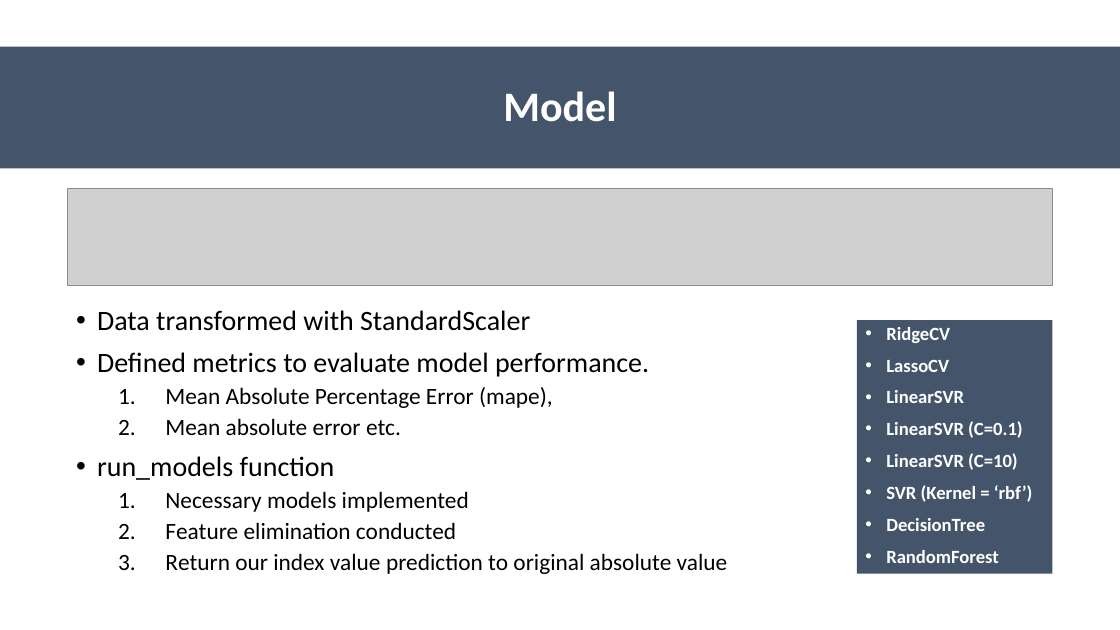
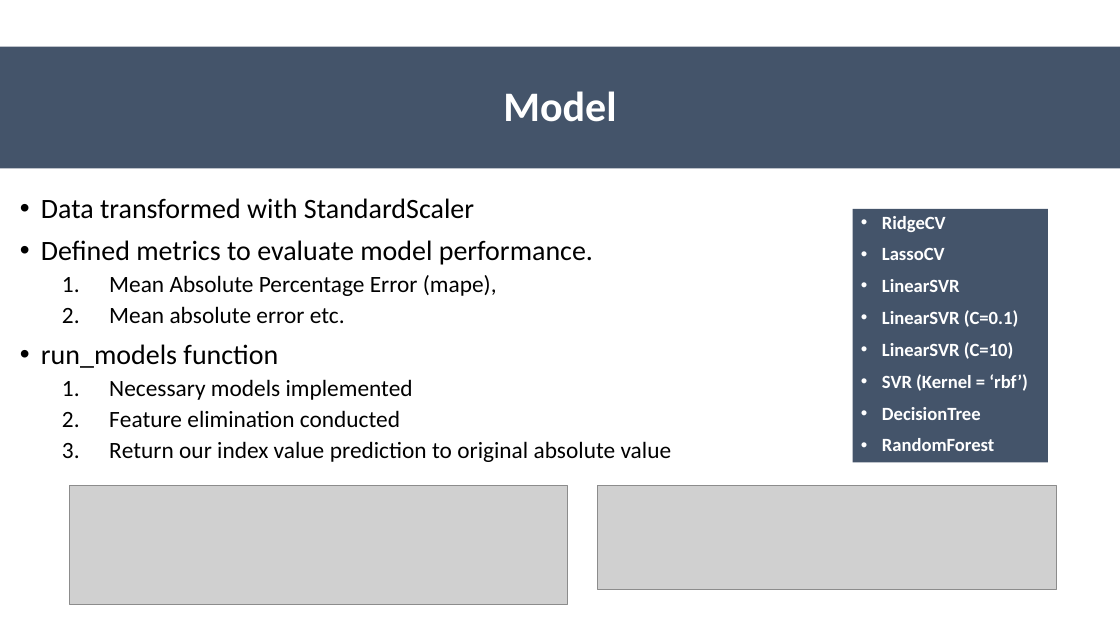
Before and after one commit to erdemsirel/ozu_data_science, a slide deck: slide 15 of DS 555 - Data Science & Strategy/ds555-project/references/Presentation.pptx. Drawn at 1120x630 pixels with LibreOffice and Linux fonts; fonts in the diff are those of the drawing; grey boxes stand for pictures. Boxes give left, top, right and bottom in pixels: in the first picture for what was removed or moved away, otherwise in the second. Text is boxed around its words. In the diff, an @@ line names an element or a change of style, - is before the commit and + after.

```diff
--- a/DS 555 - Data Science & Strategy/ds555-project/references/Presentation.pptx
+++ b/DS 555 - Data Science & Strategy/ds555-project/references/Presentation.pptx
@@ text "Data transformed with StandardScaler": place and size @@
-text "Data transformed with StandardScaler" at (97, 310, 728, 574)
+text "Data transformed with StandardScaler" at (41, 198, 672, 462)
@@ picture removed at (68, 189, 1053, 286) @@
@@ text "RidgeCV": place and size @@
-text "RidgeCV" at (857, 320, 1053, 574)
+text "RidgeCV" at (853, 209, 1049, 463)
@@ picture added at (70, 486, 567, 604) @@
@@ picture added at (597, 486, 1057, 589) @@
```
Also in this commit, not shown: 1 other slide changed, 1 slide added, 2 other files.
